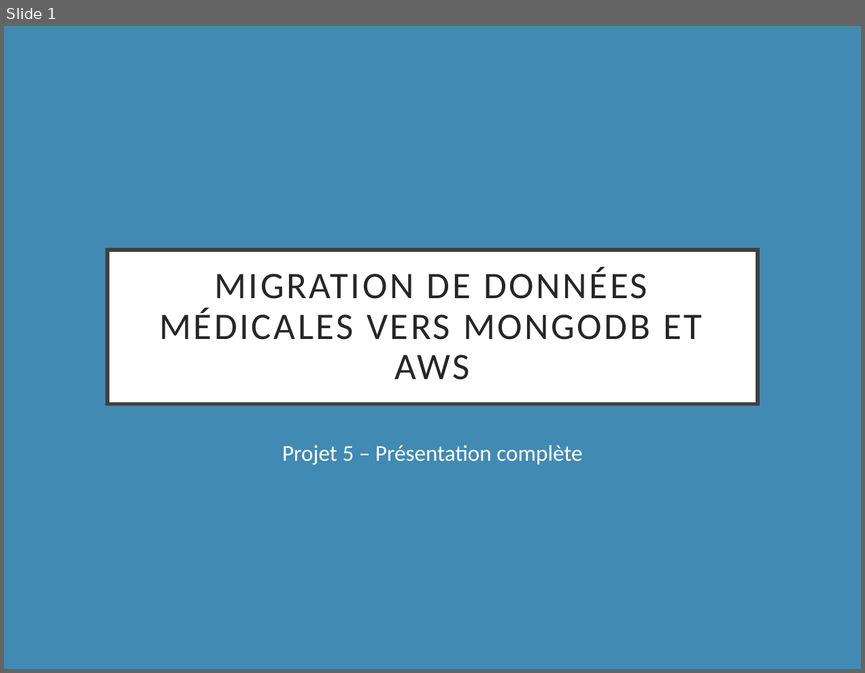
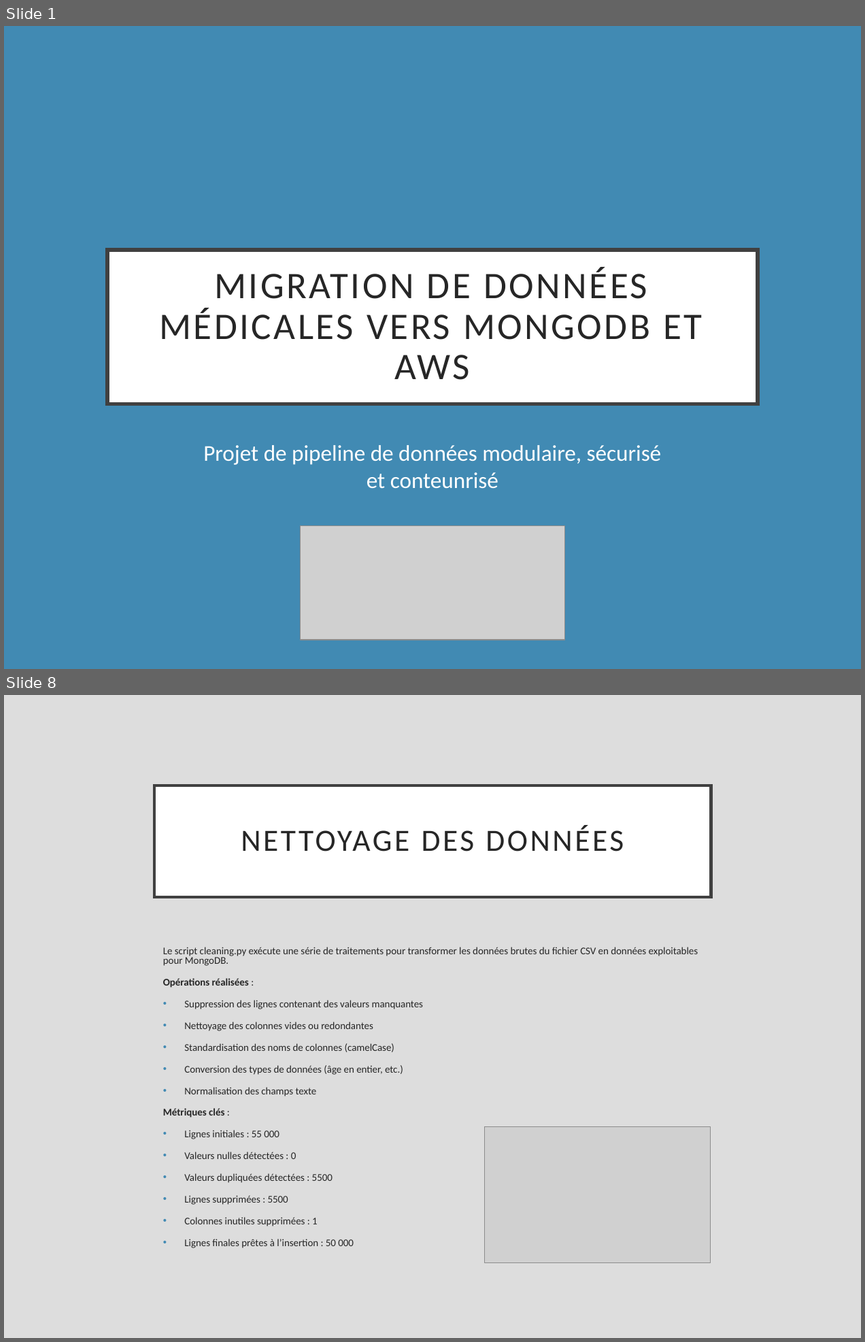
Before and after one commit to alexqtn/projet_5, a slide deck: Presantation.pptx. Shown one above the other, each under a label of ours: slide 1 before the commit, slides 1 and 8 after it; the slides between them are not shown. The pictures are 865x673 and 865x1342 pixels, drawn with LibreOffice and Linux fonts; fonts in the diff are those of the drawing; grey boxes stand for pictures. Boxes give left, top, right and bottom in pixels: in the first picture for what was removed or moved away, otherwise in the second. Text is boxed around its words. In the diff, an @@ line names an element or a change of style, - is before the commit and + after.

```diff
--- a/Presantation.pptx
+++ b/Presantation.pptx
@@ slide 8 added at box(4, 695, 861, 1338), background #DDDDDD @@
@@ title added at box(155, 785, 711, 896), fill #FFFFFF, outline #404040 2.5 pt, 26 pt, text #262626 @@
+NETTOYAGE DES DONNÉES
@@ text added at box(163, 947, 698, 1248), 8.6 pt, text #262626 @@
+Le script cleaning.py exécute une série de traitements pour transformer les données brutes du fichier CSV en données exploitables pour MongoDB.
+Opérations réalisées :
+• Suppression des lignes contenant des valeurs manquantes
+• Nettoyage des colonnes vides ou redondantes
+• Standardisation des noms de colonnes (camelCase)
+• Conversion des types de données (âge en entier, etc.)
+• Normalisation des champs texte
+Métriques clés :
+• Lignes initiales : 55 000
+• Valeurs nulles détectées : 0
+• Valeurs dupliquées détectées : 5500
+• Lignes supprimées : 5500
+• Colonnes inutiles supprimées : 1
+• Lignes finales prêtes à l’insertion : 50 000
@@ picture added at box(485, 1126, 711, 1262) @@
@@ slide 1 changed as well @@
@@ subtitle at box(203, 445, 662, 488): text changed @@
-Projet 5 – Présentation complète
+Projet de pipeline de données modulaire, sécurisé et conteunrisé
@@ picture added at box(300, 526, 564, 639) @@
```
Also in this commit, not shown: 2 other slides changed, 17 other slides added, 8 slides removed, 6 other files.
